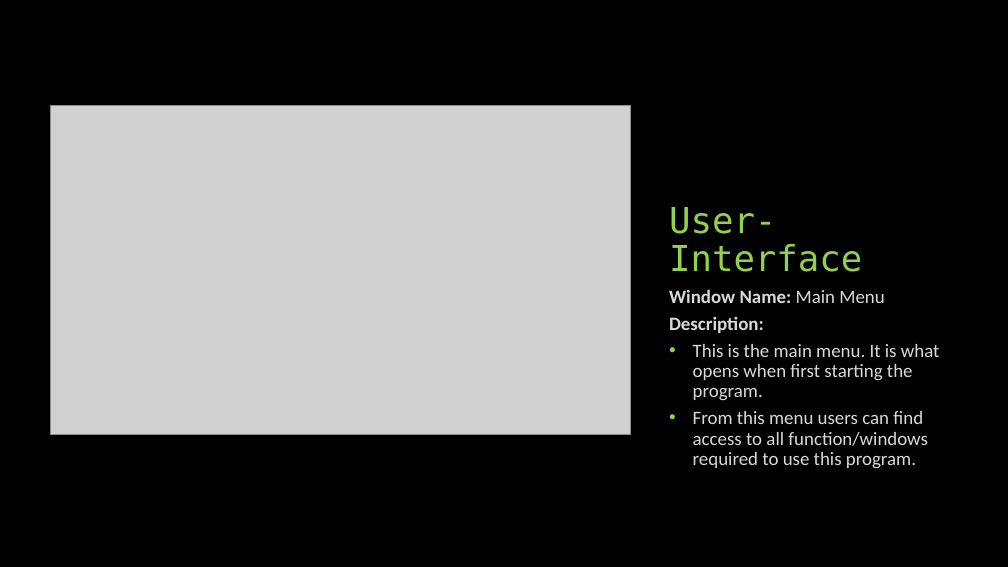
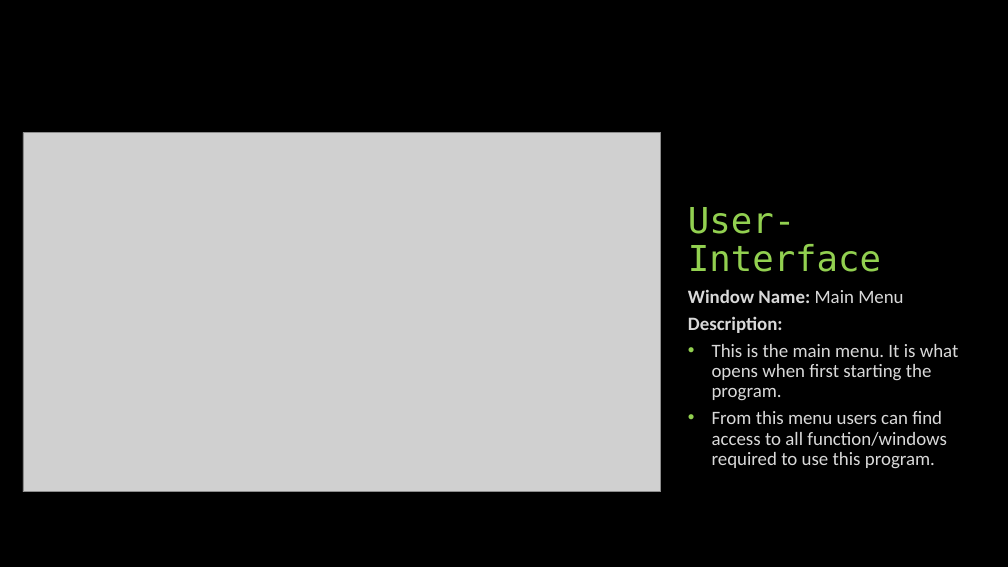
Before and after one commit to CS341-Group-2/sprint-1-presentation, a slide deck: slide 12 of Group 2 Introductory Presentation.pptx. Drawn at 1008x567 pixels with LibreOffice and Linux fonts; fonts in the diff are those of the drawing; grey boxes stand for pictures. Boxes give left, top, right and bottom in pixels: in the first picture for what was removed or moved away, otherwise in the second. Text is boxed around its words. In the diff, an @@ line names an element or a change of style, - is before the commit and + after.

Commit message:
UI Section Changes
Cleaned up a few of the UI menus. Made changes to the script list according to what he wanted.

```diff
--- a/Group 2 Introductory Presentation.pptx
+++ b/Group 2 Introductory Presentation.pptx
@@ picture: place and size @@
-picture at (51, 106, 631, 435)
+picture at (23, 132, 660, 492)
@@ title "User-Interface": place and size @@
-title "User-Interface" at (669, 207, 862, 272)
+title "User-Interface" at (688, 207, 881, 272)
@@ text "Window Name: Main Menu": place and size @@
-text "Window Name: Main Menu" at (669, 289, 940, 469)
+text "Window Name: Main Menu" at (688, 289, 959, 469)
```
Also in this commit, not shown: 4 other slides changed, 1 slide added.
